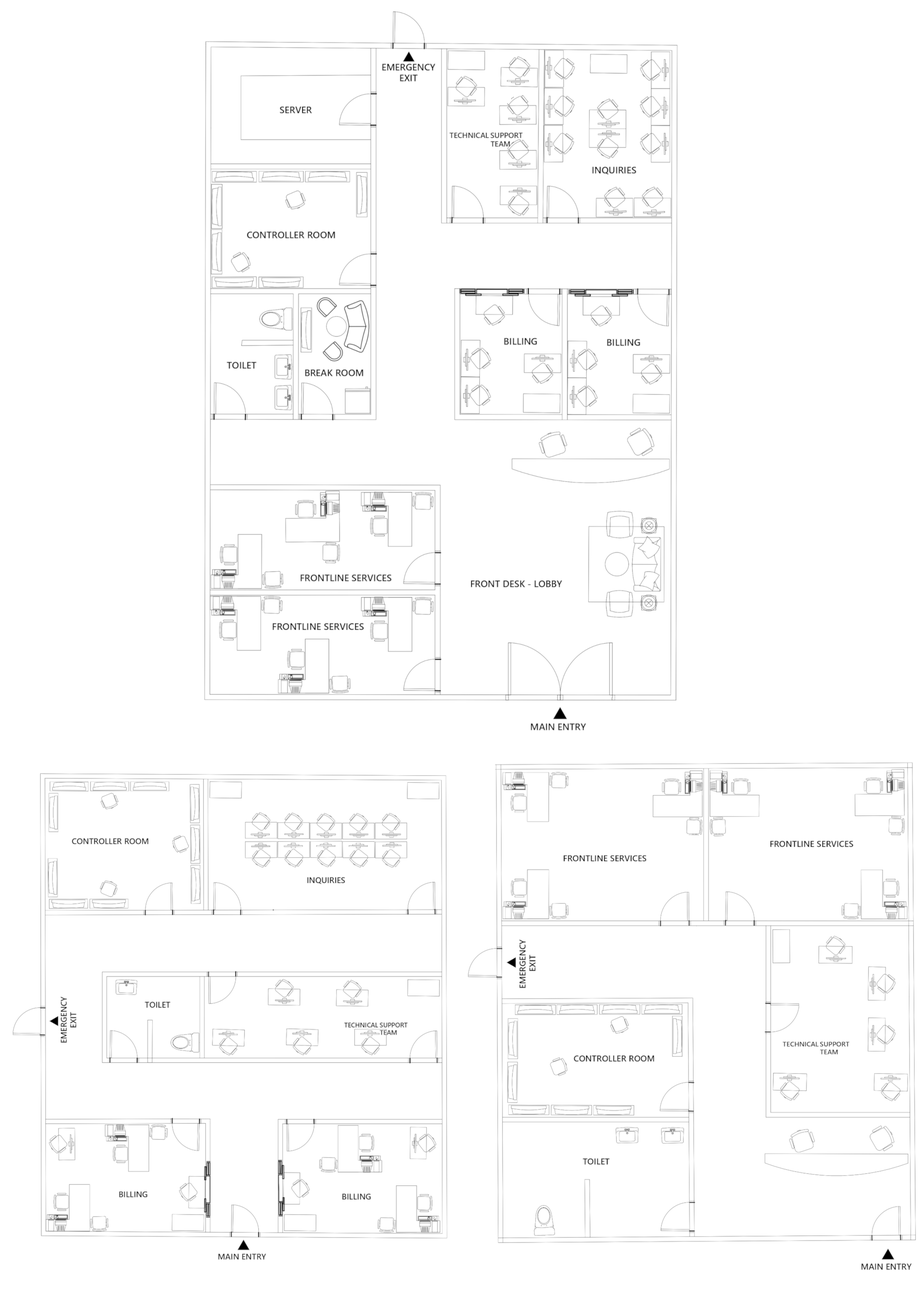
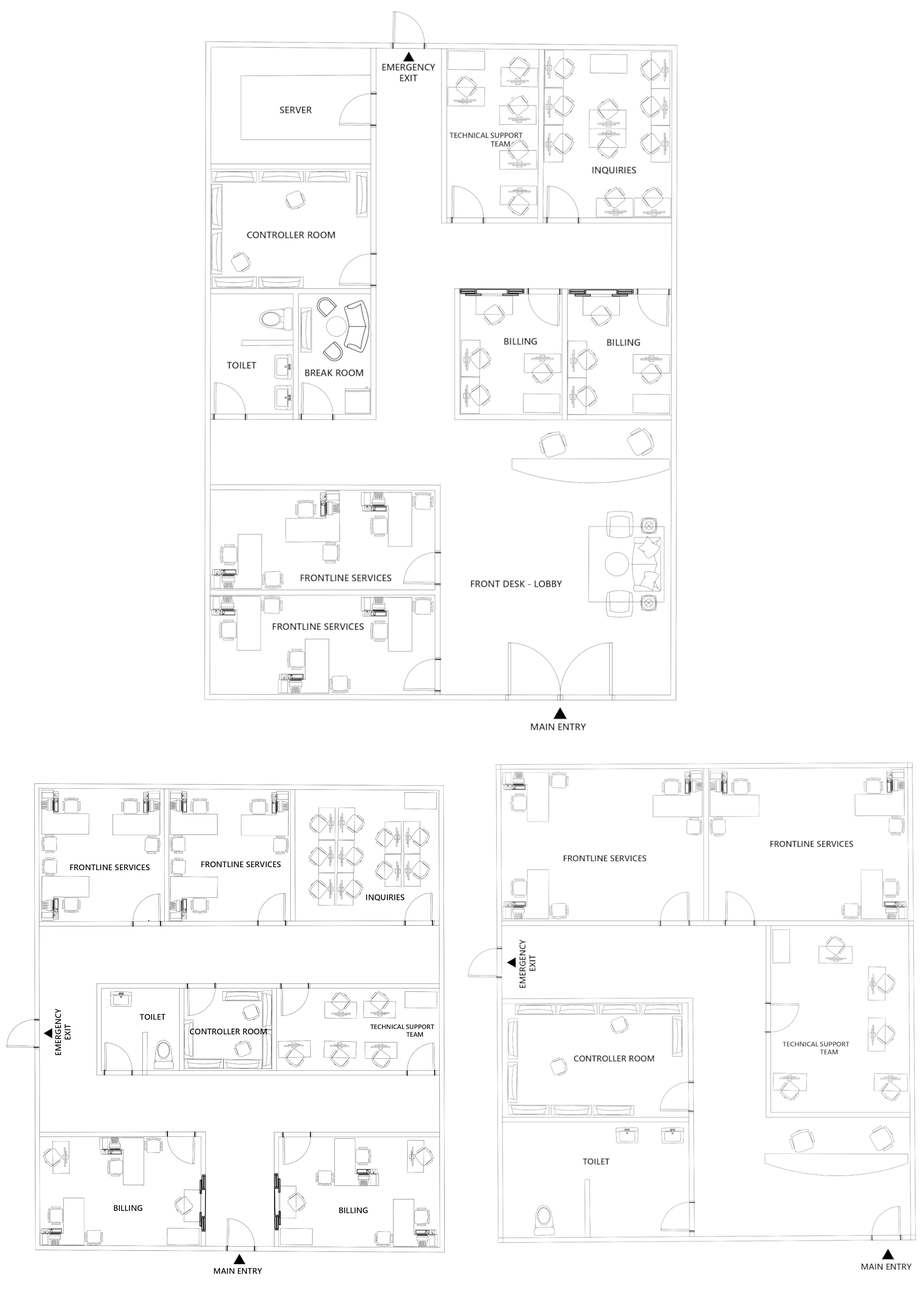
Layered file, before and after one edit (922x1305). Changes by layer:
renamed "sub-branch1.jpg" to "sub-branch1.jpg #1", painted on it over [left=6, top=772, right=448, bottom=1274]
